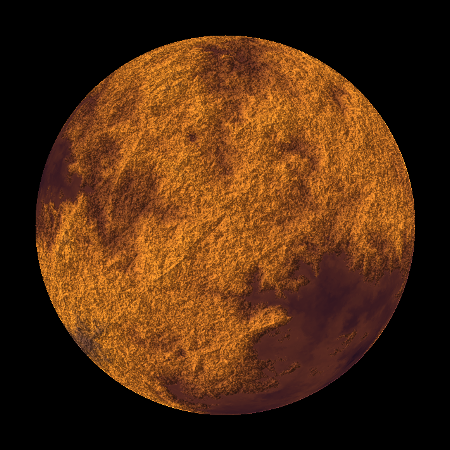
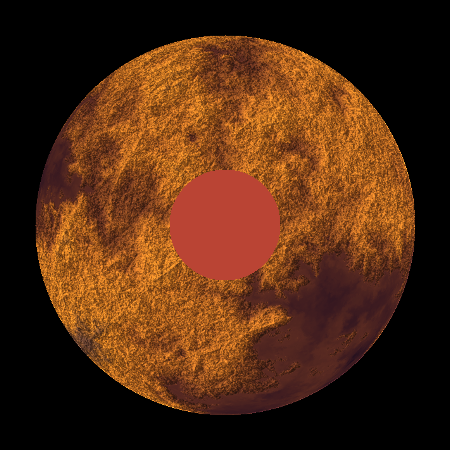
Layers edited between the first and the second 450px x 450px image:
added layer "Pasted Layer" above "Layer" over [170, 170, 280, 280]
